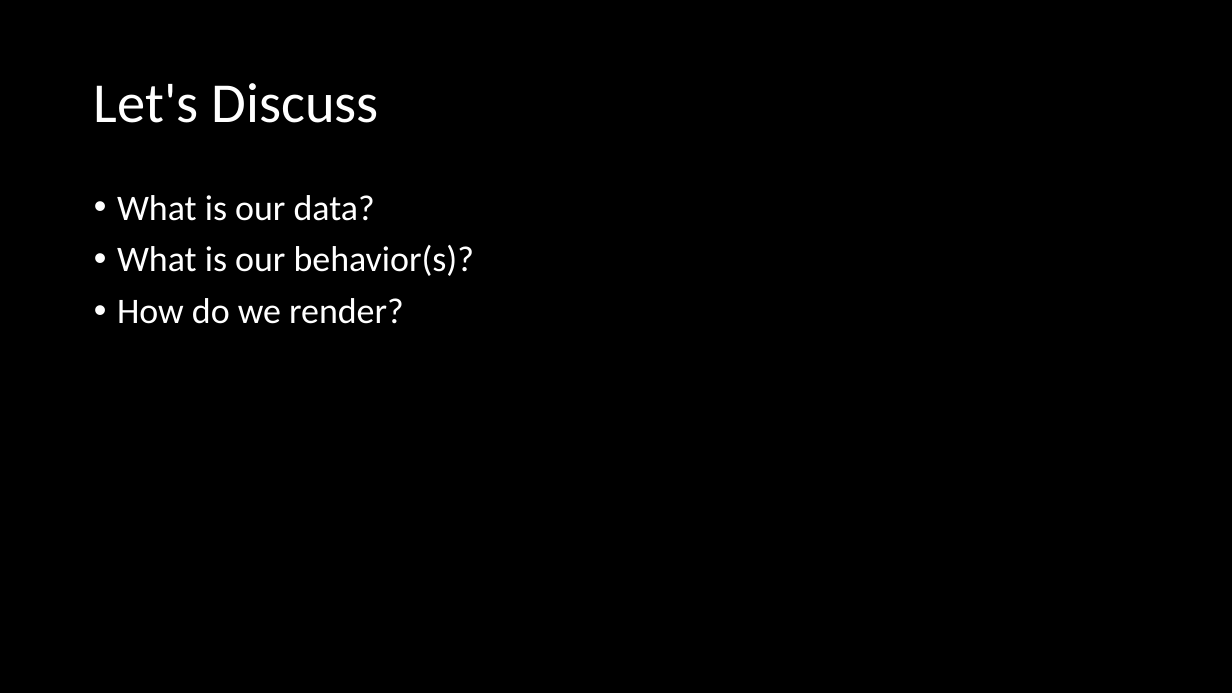
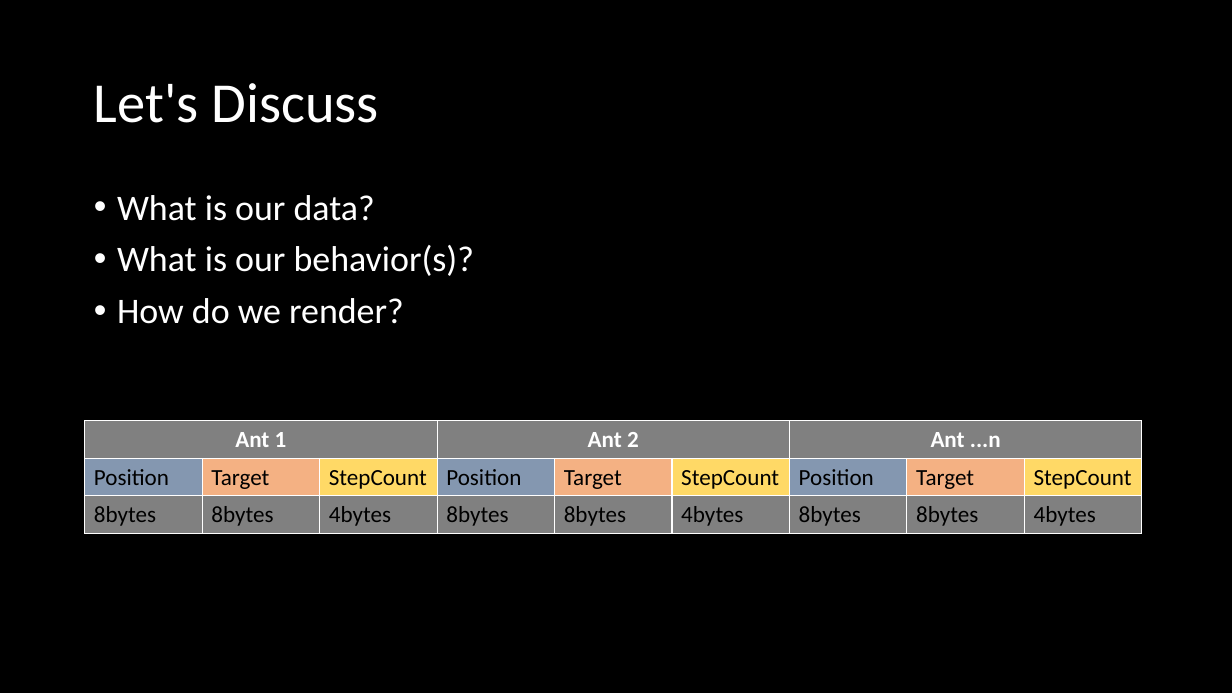
Before and after one commit to omidshahbazi/DODSample, a slide deck: slide 4 of Presentation/Presentation.pptx. Drawn at 1232x693 pixels with LibreOffice and Linux fonts; fonts in the diff are those of the drawing. Boxes give left, top, right and bottom in pixels: in the first picture for what was removed or moved away, otherwise in the second. Text is boxed around its words. In the diff, an @@ line names an element or a change of style, - is before the commit and + after.

```diff
--- a/Presentation/Presentation.pptx
+++ b/Presentation/Presentation.pptx
@@ table added at (x1=85, y1=421, x2=1141, y2=534), 3 rows, 9 columns @@
+Ant 1 |  |  | Ant 2 |  |  | Ant ...n |  | 
+Position | Target | StepCount | Position | Target | StepCount | Position | Target | StepCount
+8bytes | 8bytes | 4bytes | 8bytes | 8bytes | 4bytes | 8bytes | 8bytes | 4bytes
```
Also in this commit, not shown: 8 other files.
